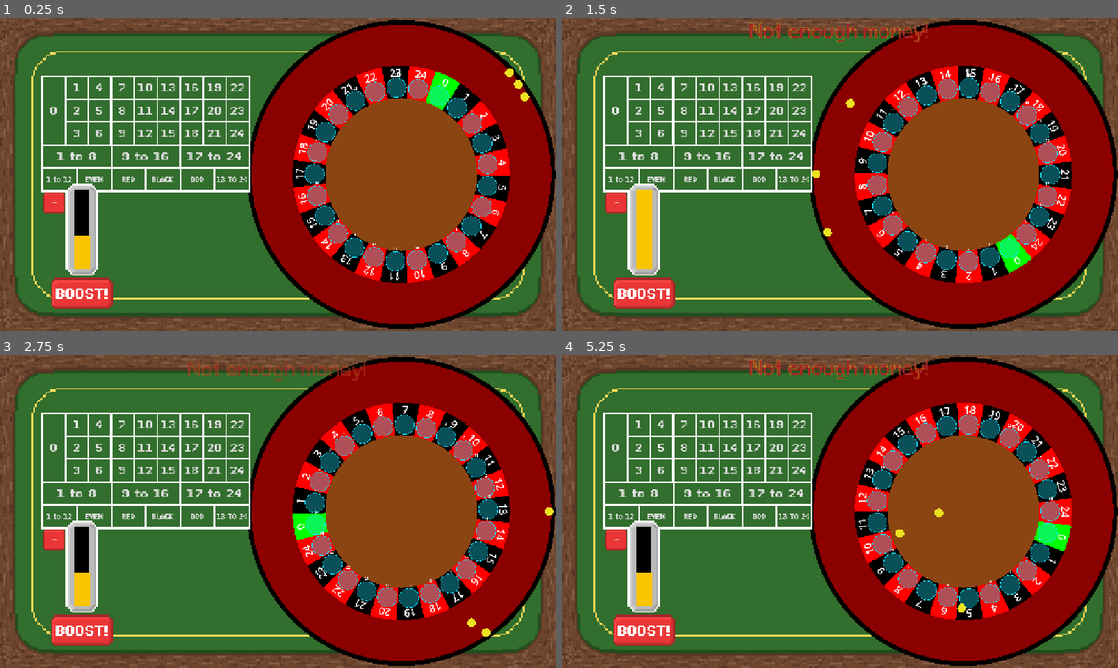
Above: before the commit, frames 1-4 (two rows, left to right).
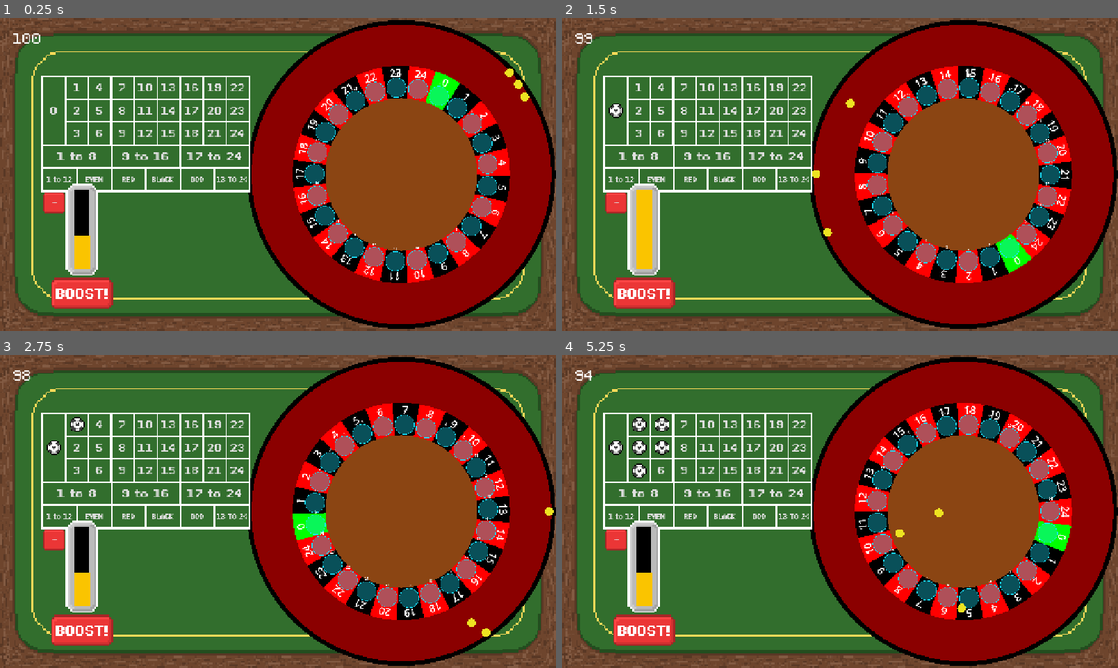
Above: after the commit, the same moments.

Repository: DuneRanger/Very-Serious-GameJam-2026
Game: Godot game, scene res://scenes/game/game_scene/game_scene.tscn
Same seed, same stepped clock (60 frames per second), same inputs: the game is played once before the commit and once after it. Sound files missing from this copy of the repository are replaced by a short silence.
Inputs:
- Up to frame 1 (0.25 s): no input
- Up to frame 2 (1.5 s): click "+" at 0.5 s; click "0" at 1.25 s
- Up to frame 3 (2.75 s): click "1" at 2 s
- Up to frame 4 (5.25 s): click "2" at 2.75 s; click "3" at 3.5 s; click "4" at 4.25 s; click "5" at 5 s

The runs differ from the first frame. In frame 1, less than 0.1% of the frame differs, in the area x 2-8%, y 4-9%; in frame 2, 0.8%; in frame 3, 0.8%; in frame 4, 1.3%, in the area x 2-66%, y 1-40%.

Commit message:
added a simple label showing current money and a signal for changing it

Diff:
--- a/scenes/game/game_scene/betting_system/betting_system.gd
+++ b/scenes/game/game_scene/betting_system/betting_system.gd
@@ -206,3 +206,11 @@
 			add_child(l)
 	elif new_bet_amount == 0:
 		remove_child(l)
+
+func clear_bets() -> void:
+	for label_id in labels:
+		var label = labels[label_id]
+		if label.get_parent() != null:
+			remove_child(label)
+	labels.clear()
+	GameManagerGlobal.bets.clear()
--- a/scenes/game/game_scene/game_scene.gd
+++ b/scenes/game/game_scene/game_scene.gd
@@ -5,6 +5,8 @@
 func _ready() -> void:
 	GameManagerGlobal.game_state = GameEnums.game_states.BET_PHASE
 	$Table/BettingSystem.send_error_message.connect(send_error_message)
+	GameManagerGlobal.money_change.connect(edit_money)
+	GameManagerGlobal.modify_money(100)
 
 func _process(_delta: float) -> void:
 	match (GameManagerGlobal.game_state):
@@ -17,6 +19,8 @@
 				$Table/Roulette.stop_roulette()
 				GameManagerGlobal.game_state = GameEnums.game_states.BET_PHASE
 				var money_won = get_full_bet_win()
+				GameManagerGlobal.modify_money(money_won)
+				$Table/BettingSystem.clear_bets()
 		_:
 			pass
 
@@ -89,3 +93,6 @@
 func send_error_message(message : String):
 	$Table/ErrorMessage.put_content(message)
 	$Table/ErrorMessage.restart_anim()
+
+func edit_money():
+	$Table/TestLabel.text = str(GameManagerGlobal.money)
--- a/scenes/game/game_scene/game_scene.tscn
+++ b/scenes/game/game_scene/game_scene.tscn
@@ -1,7 +1,6 @@
 [gd_scene format=3 uid="uid://03e3sabpwkkf"]
 
 [ext_resource type="Script" uid="uid://rc270gjhg8lu" path="res://scenes/game/game_scene/game_scene.gd" id="1_ljoy4"]
-[ext_resource type="PackedScene" uid="uid://b30ld2u6p8onl" path="res://scenes/game/game_manager/game_manager.tscn" id="1_sists"]
 [ext_resource type="PackedScene" uid="uid://7jo8gxcpa6u" path="res://scenes/game/game_scene/roulette/roulette.tscn" id="2_wftn3"]
 [ext_resource type="Texture2D" uid="uid://dujcu840o5f5l" path="res://assets/textures/Table.png" id="3_dkmwb"]
 [ext_resource type="FontFile" uid="uid://7paxof88brjl" path="res://assets/fonts/PixeloidMono.otf" id="3_qny2l"]
@@ -16,8 +15,6 @@
 
 [node name="game_scene" type="Node2D" unique_id=1710828263]
 script = ExtResource("1_ljoy4")
-
-[node name="GameManager" parent="." unique_id=1486485077 instance=ExtResource("1_sists")]
 
 [node name="Camera2D" type="Camera2D" parent="." unique_id=650751615]
 
@@ -48,15 +45,13 @@
 [node name="ErrorMessage" parent="Table" unique_id=371495968 instance=ExtResource("8_dkmwb")]
 position = Vector2(0, -360)
 
-[node name="TestLabel" type="Label" parent="." unique_id=1877186703]
-visible = false
+[node name="TestLabel" type="Label" parent="Table" unique_id=1877186703]
 offset_left = -609.0
 offset_top = -333.0
 offset_right = -310.0
 offset_bottom = -222.0
 theme_override_colors/font_color = Color(1, 1, 1, 1)
 theme_override_font_sizes/font_size = 16
-text = "This is a test"
 label_settings = SubResource("LabelSettings_qny2l")
 
 [node name="ChipBlack" type="Sprite2D" parent="." unique_id=2140071562]
--- a/scenes/game/utils/ErrorMessage.tscn
+++ b/scenes/game/utils/ErrorMessage.tscn
@@ -55,7 +55,7 @@
 "times": PackedFloat32Array(0.0009999999, 0.35, 1.1666666),
 "transitions": PackedFloat32Array(1, 1, 0.060371093),
 "update": 0,
-"values": [Color(0.6509804, 0.14901961, 0.14901961, 1), Color(0.6509804, 0.14901961, 0.14901961, 1), Color(0.6509804, 0.14901961, 0.14901961, 0)]
+"values": [Color(0.72156864, 0.21568628, 0.21568628, 1), Color(0.72156864, 0.21568628, 0.21568628, 1), Color(0.72156864, 0.21568628, 0.21568628, 0)]
 }
 tracks/1/type = "value"
 tracks/1/imported = false
@@ -79,7 +79,7 @@
 "times": PackedFloat32Array(0, 0.5, 1.5),
 "transitions": PackedFloat32Array(1, 0.21763788, 0.53588665),
 "update": 0,
-"values": [Color(0.98039216, 0.76862746, 0, 1), Color(0.98039216, 0.76862746, 0, 1), Color(0.98039216, 0.76862746, 0, 0)]
+"values": [Color(0.7294118, 0.7294118, 0.7294118, 1), Color(0.7294118, 0.7294118, 0.7294118, 1), Color(0.7294118, 0.7294118, 0.7294118, 0)]
 }
 
 [sub_resource type="Animation" id="Animation_inwfy"]
